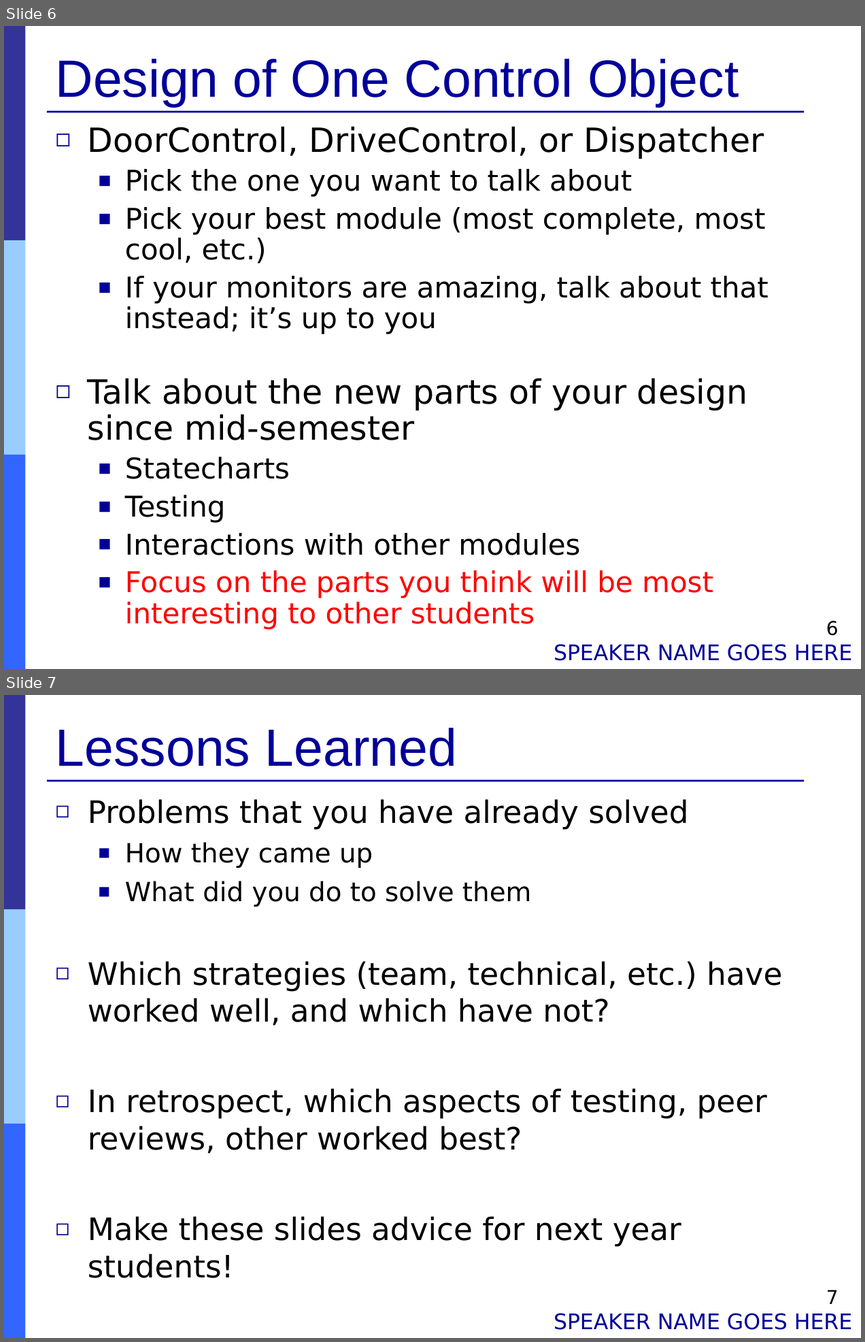
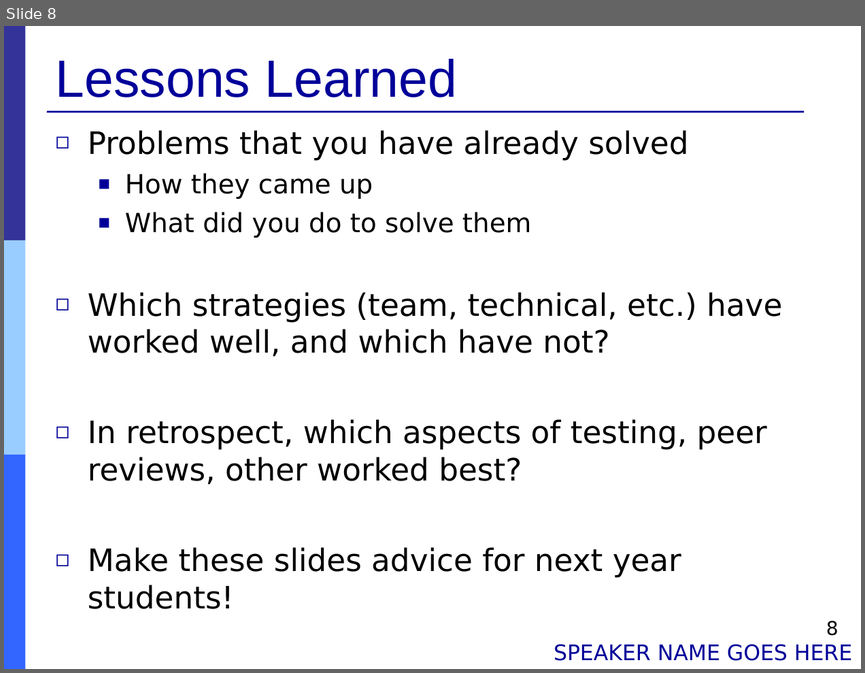
Before and after one commit to Muliang/18649, a slide deck: logs/09_final_pres.ppt. Shown one above the other, each under a label of ours: slides 6 and 7 before the commit, slide 8 after it. The pictures are 865x1342 and 865x673 pixels, drawn with LibreOffice and Linux fonts; fonts in the diff are those of the drawing. Boxes give left, top, right and bottom in pixels: in the first picture for what was removed or moved away, otherwise in the second. Text is boxed around its words. In the diff, an @@ line names an element or a change of style, - is before the commit and + after.

```diff
--- a/logs/09_final_pres.ppt
+++ b/logs/09_final_pres.ppt
@@ slide 6 removed at box(4, 26, 861, 669), background #FFFFFF; not listed: 4 template elements that a slide beside it also shows @@
@@ title removed at box(56, 59, 738, 107) @@
-Design of One Control Object
@@ text removed at box(88, 126, 768, 629) @@
-◻ DoorControl, DriveControl, or Dispatcher
-  ■ Pick the one you want to talk about
-  ■ Pick your best module (most complete, most cool, etc.)
-  ■ If your monitors are amazing, talk about that instead; it’s up to you
-◻ Talk about the new parts of your design since mid-semester
-  ■ Statecharts
-  ■ Testing
-  ■ Interactions with other modules
-  ■ Focus on the parts you think will be most interesting to other students
@@ page number removed at box(826, 620, 838, 635) @@
-6
@@ text removed at box(553, 643, 852, 660) @@
-SPEAKER NAME GOES HERE
@@ what was slide 7 is now slide 8 @@
@@ page number at box(826, 620, 838, 635): text changed @@
-7
+8
```
Also in this commit, not shown: 3 slides changed, 4 slides added, 2 other slides removed, 3 other files.
